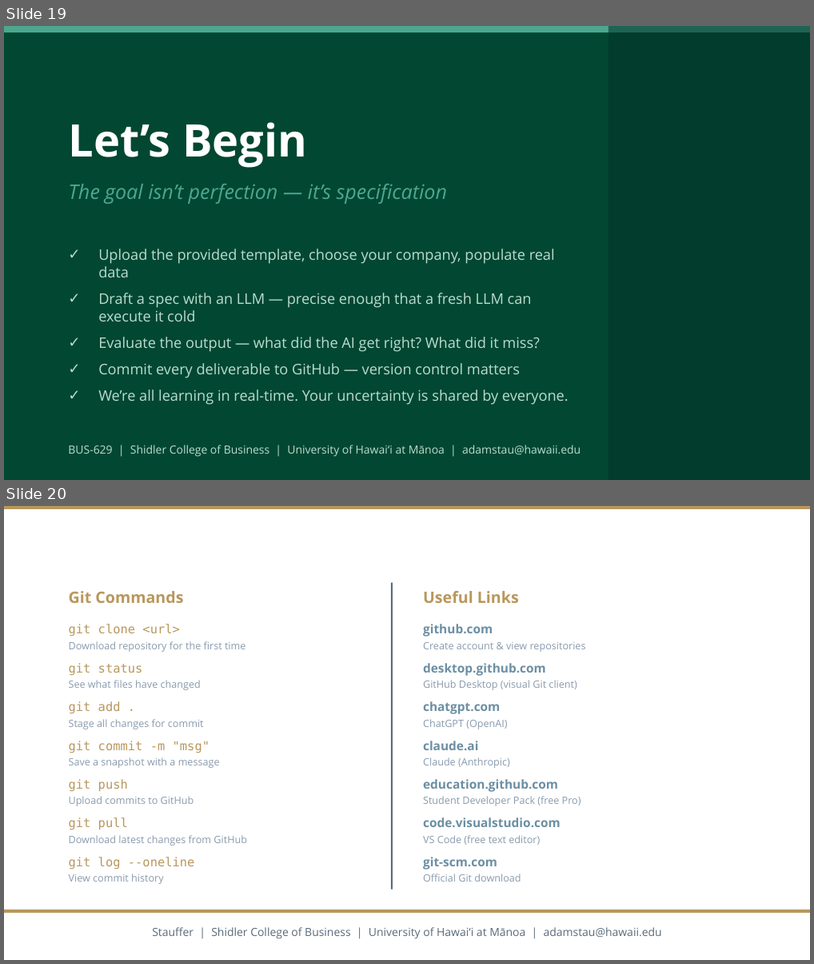
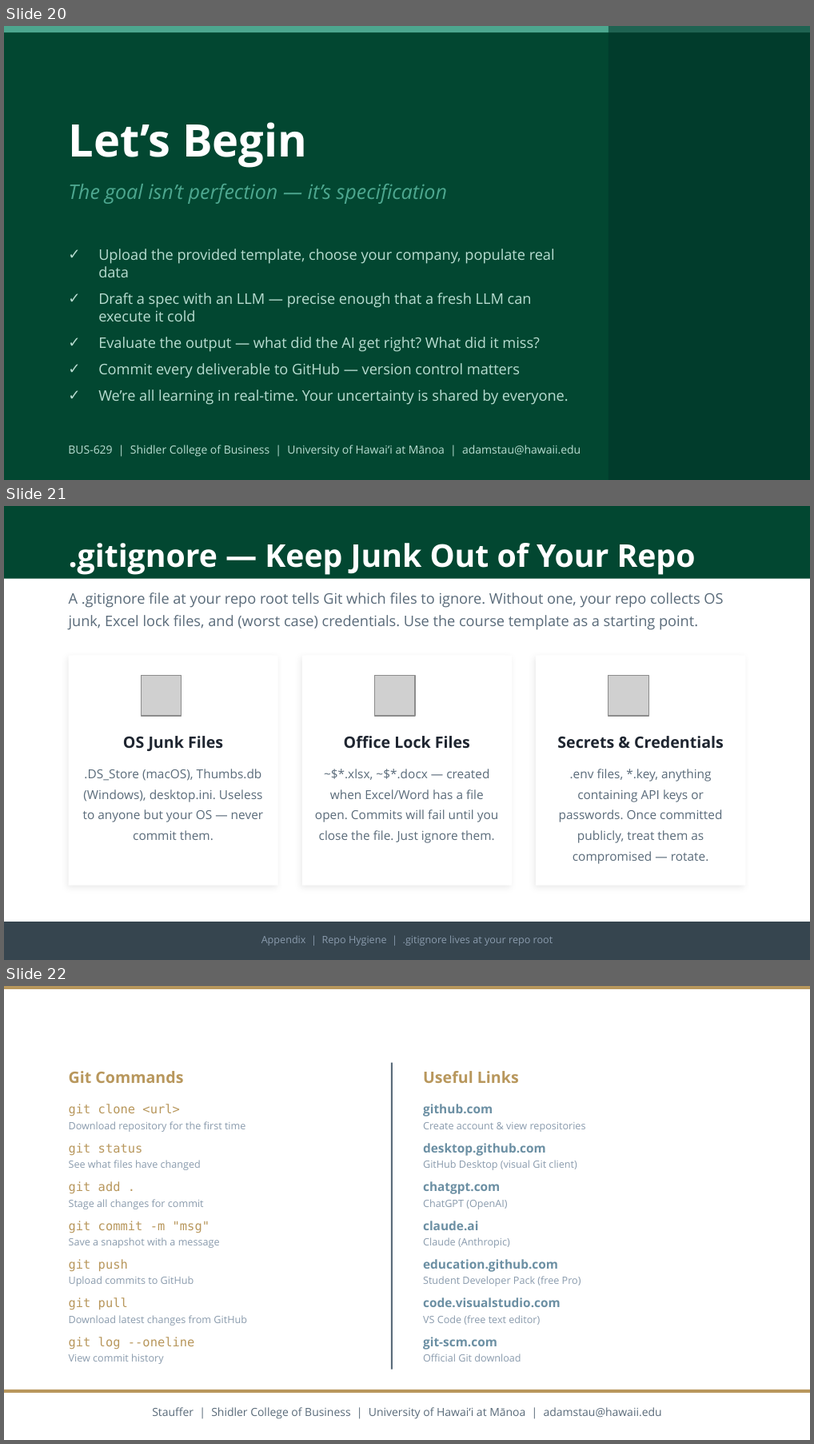
Before and after one commit to adamwstauffer/shidler, a slide deck: courses/BUS-629-VEMBA-International-Corporate-Finance/BUS629_AI_Ratios_Project.pptx. Shown one above the other, each under a label of ours: slides 19 and 20 before the commit, slides 20, 21 and 22 after it. The pictures are 814x964 and 814x1444 pixels, drawn with LibreOffice and Linux fonts; fonts in the diff are those of the drawing; grey boxes stand for pictures. Boxes give left, top, right and bottom in pixels: in the first picture for what was removed or moved away, otherwise in the second. Text is boxed around its words. In the diff, an @@ line names an element or a change of style, - is before the commit and + after.

```diff
--- a/courses/BUS-629-VEMBA-International-Corporate-Finance/BUS629_AI_Ratios_Project.pptx
+++ b/courses/BUS-629-VEMBA-International-Corporate-Finance/BUS629_AI_Ratios_Project.pptx
@@ slide 21 added at (4,506,810,960), background #FFFFFF @@
@@ rectangle added at (4,506,810,579), fill #024731 @@
@@ text added at (69,543,696,575), 28 pt, text #FFFFFF, bold @@
+.gitignore — Keep Junk Out of Your Repo
@@ text added at (69,592,723,630), 13 pt, text #5A6B7A @@
+A .gitignore file at your repo root tells Git which files to ignore. Without one, your repo collects OS junk, Excel lock files, and (worst case) credentials. Use the course template as a starting point.
@@ rectangle added at (69,655,278,885), fill #FFFFFF @@
@@ rectangle added at (302,655,512,885), fill #FFFFFF @@
@@ rectangle added at (536,655,746,885), fill #FFFFFF @@
@@ picture added at (141,676,182,716) @@
@@ picture added at (375,676,415,716) @@
@@ picture added at (609,676,649,716) @@
@@ text added at (123,736,223,751), 14 pt, text #1E2530, bold @@
+OS Junk Files
@@ text added at (344,736,470,748), 14 pt, text #1E2530, bold @@
+Office Lock Files
@@ text added at (558,736,724,748), 14 pt, text #1E2530, bold @@
+Secrets & Credentials
@@ text added at (83,768,264,840), 11 pt, text #5A6B7A @@
+.DS_Store (macOS), Thumbs.db (Windows), desktop.ini. Useless to anyone but your OS — never commit them.
@@ text added at (315,768,499,843), 11 pt, text #5A6B7A @@
+~$*.xlsx, ~$*.docx — created when Excel/Word has a file open. Commits will fail until you close the file. Just ignore them.
@@ text added at (559,768,722,864), 11 pt, text #5A6B7A @@
+.env files, *.key, anything containing API keys or passwords. Once committed publicly, treat them as compromised — rotate.
@@ rectangle added at (4,921,810,959), fill #36454F @@
@@ text added at (262,935,554,945), 9 pt, text #8A9BAD @@
+Appendix | Repo Hygiene | .gitignore lives at your repo root
@@ what was slide 19 is now slide 20 @@
@@ what was slide 20 is now slide 22 @@
```
Also in this commit, not shown: 7 slides changed, 1 other slide added.
